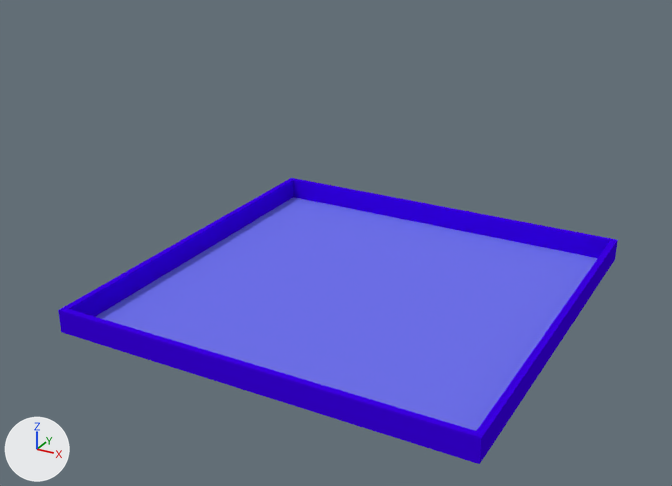
The Blender file 10SecondBerserker/Assets/Models/lvl1.blend: old version first, new version second.
The view is the same before and after, from a camera (50 mm lens) standing at (33.3, -64.9, 36.7) and looking at (-1.0, -2.5, 5.5). Every picture has the same lights, and +X, +Y and +Z are marked at lower left.

The older version as bpy lines, for what is in view:
```python
me_plane = bpy.data.meshes.new('Plane')
me_plane.from_pydata(...)  # 1008 vertices, 756 faces; spans x -1.0..1.0, y -1.0..1.0, z 0.0..0.11
me_plane.materials.append(mat_material_002)  # purple #3c00e7
me_plane_001 = bpy.data.meshes.new('Plane.001')
me_plane_001.from_pydata(...)  # 3969 vertices, 3844 faces; spans x -0.97..0.97, y -0.97..0.97, z 0.0
me_plane_001.materials.append(mat_material_001)  # its picture is missing
ob_playingpitch = bpy.data.objects.new('playingpitch', me_plane_001)
ob_playingpitch.location = (0.0, 0.0, 0.0)
ob_playingpitch.scale = (17.8, 17.8, 17.8)
ob_walls = bpy.data.objects.new('walls', me_plane)
ob_walls.location = (0.0, 0.0, 0.0)
ob_walls.scale = (17.8, 17.8, 17.8)
```
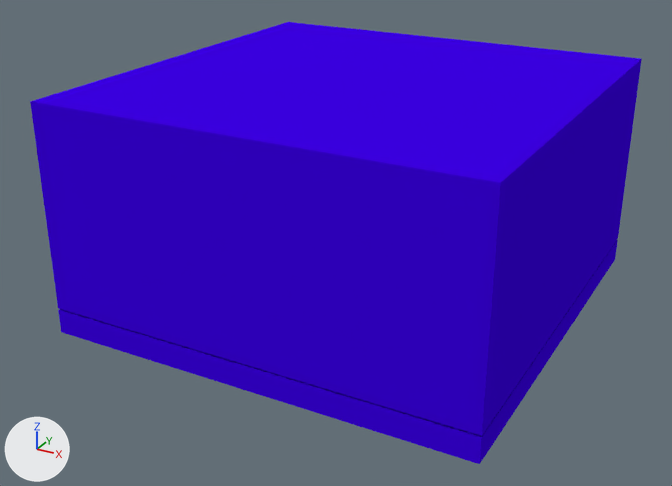
The change, as a diff of the scene's bpy script:
```diff
--- a/10SecondBerserker/Assets/Models/lvl1.blend.py
+++ b/10SecondBerserker/Assets/Models/lvl1.blend.py
@@ me_plane_002 @@
+me_plane_002.from_pydata(...)  # 1008 vertices, 1009 faces; spans x -1.0..1.0, y -1.0..1.0, z 0.12..1.07
+me_plane_002.materials.append(mat_material_002)  # purple #3c00e7
@@ ob_container @@
+ob_container = bpy.data.objects.new('container', me_plane_002)
+ob_container.location = (0.0, 0.0, 0.0)
+ob_container.scale = (17.8, 17.8, 17.8)
```

Pixel boxes (x1, y1, x2, y2) of what changed, in the pictures (672 x 486 px):
'container', added (purple): after (30, 22, 642, 436)
'playingpitch', unchanged, covered by the edit: before (95, 197, 598, 431)
